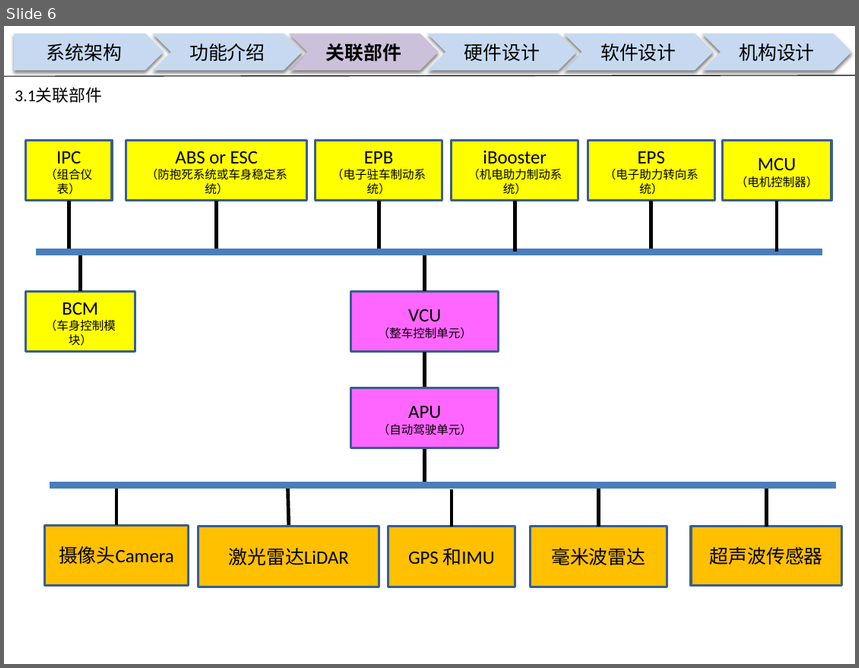
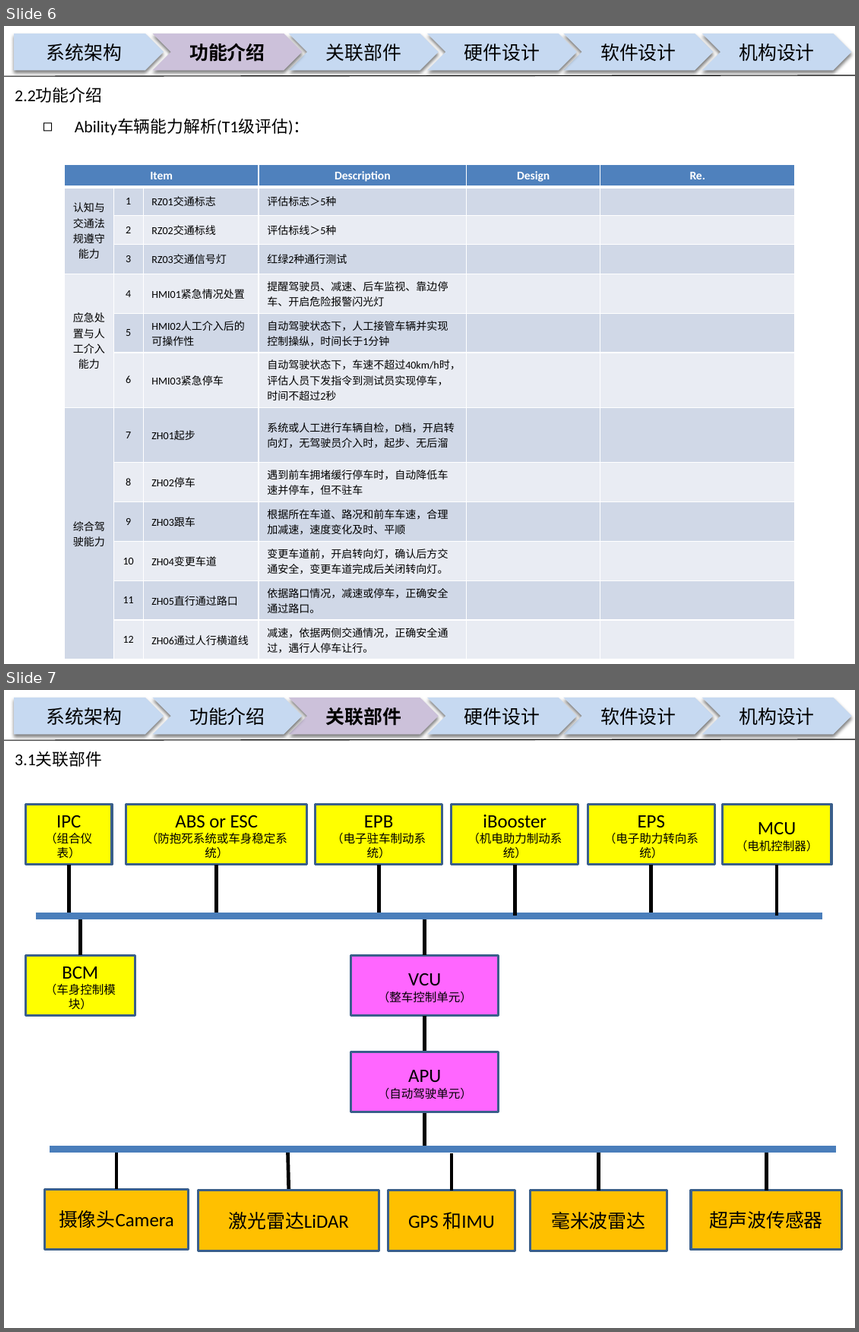
Before and after one commit to guruquan887/VAD01, a slide deck: 01需求分析/docs/specs/00APU设计构想书-VAD01-20180126.pptx. Shown one above the other, each under a label of ours: slide 6 before the commit, slides 6 and 7 after it. The pictures are 859x668 and 859x1332 pixels, drawn with LibreOffice and Linux fonts; fonts in the diff are those of the drawing; background and template pictures are left out. Boxes give left, top, right and bottom in pixels: in the first picture for what was removed or moved away, otherwise in the second. Text is boxed around its words. In the diff, an @@ line names an element or a change of style, - is before the commit and + after.

Commit message:
Ability车辆能力解析(T1级评估)
Ability车辆能力解析(T1级评估)

```diff
--- a/01需求分析/docs/specs/00APU设计构想书-VAD01-20180126.pptx
+++ b/01需求分析/docs/specs/00APU设计构想书-VAD01-20180126.pptx
@@ slide 6 added at <box>4,26,855,664</box>, background picture (left out) @@
@@ pentagon arrow added at <box>14,34,164,70</box>, fill #C6D9F1, 16 pt, text #000000 @@
+系统架构
@@ chevron added at <box>152,34,302,70</box>, fill #CCC1DA, 16 pt, text #000000, bold @@
+功能介绍
@@ chevron added at <box>289,34,439,70</box>, fill #C6D9F1, 16 pt, text #000000 @@
+关联部件
@@ chevron added at <box>427,34,577,70</box>, fill #C6D9F1, 16 pt, text #000000 @@
+硬件设计
@@ chevron added at <box>563,34,713,70</box>, fill #C6D9F1, 16 pt, text #000000 @@
+软件设计
@@ chevron added at <box>702,34,852,70</box>, fill #C6D9F1, 16 pt, text #000000 @@
+机构设计
@@ line added from (4, 76) to (855, 75), #000000 0.75 pt @@
@@ text added at <box>15,88,102,103</box>, 14 pt, text #000000 @@
+2.2功能介绍
@@ text added at <box>75,119,310,135</box>, 14 pt, text #000000 @@
+◻ Ability车辆能力解析(T1级评估)：
@@ table added at <box>65,164,794,657</box>, 13 rows, 6 columns @@
+Item |  |  | Description | Design | Re.
+认知与交通法规遵守能力 | 1 | RZ01交通标志 | 评估标志＞5种 |  | 
+ | 2 | RZ02交通标线 | 评估标线＞5种 |  | 
+ | 3 | RZ03交通信号灯 | 红绿2种通行测试 |  | 
+应急处置与人工介入能力 | 4 | HMI01紧急情况处置 | 提醒驾驶员、减速、后车监视、靠边停车、开启危险报警闪光灯 |  | 
+ | 5 | HMI02人工介入后的可操作性 | 自动驾驶状态下，人工接管车辆并实现控制操纵，时间长于1分钟 |  | 
+ | 6 | HMI03紧急停车 | 自动驾驶状态下，车速不超过40km/h时，评估人员下发指令到测试员实现停车，时间不超过2秒 |  | 
+综合驾驶能力 | 7 | ZH01起步 | 系统或人工进行车辆自检，D档，开启转向灯，无驾驶员介入时，起步、无后溜 |  | 
+ | 8 | ZH02停车 | 遇到前车拥堵缓行停车时，自动降低车速并停车，但不驻车 |  | 
+ | 9 | ZH03跟车 | 根据所在车道、路况和前车车速，合理加减速，速度变化及时、平顺 |  | 
+ | 10 | ZH04变更车道 | 变更车道前，开启转向灯，确认后方交通安全，变更车道完成后关闭转向灯。 |  | 
+ | 11 | ZH05直行通过路口 | 依据路口情况，减速或停车，正确安全通过路口。 |  | 
+ | 12 | ZH06通过人行横道线 | 减速，依据两侧交通情况，正确安全通过，遇行人停车让行。 |  | 
@@ what was slide 6 is now slide 7 @@
```
Also in this commit, not shown: 2 slides changed, 2 other files.
